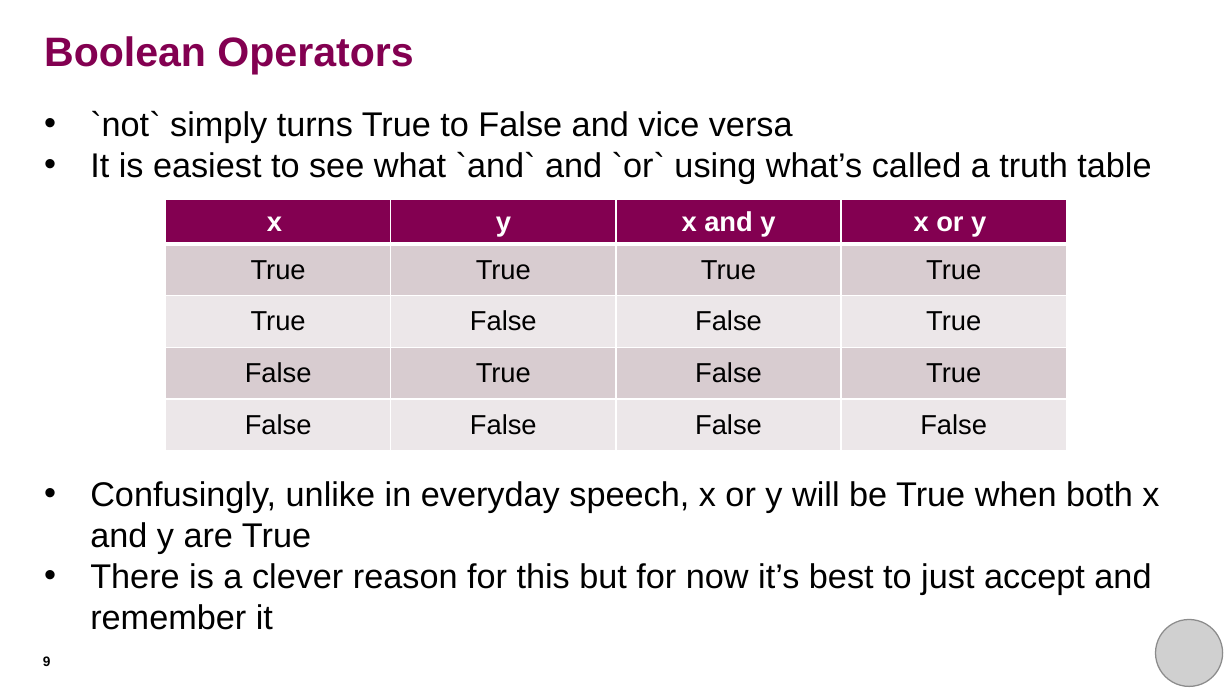
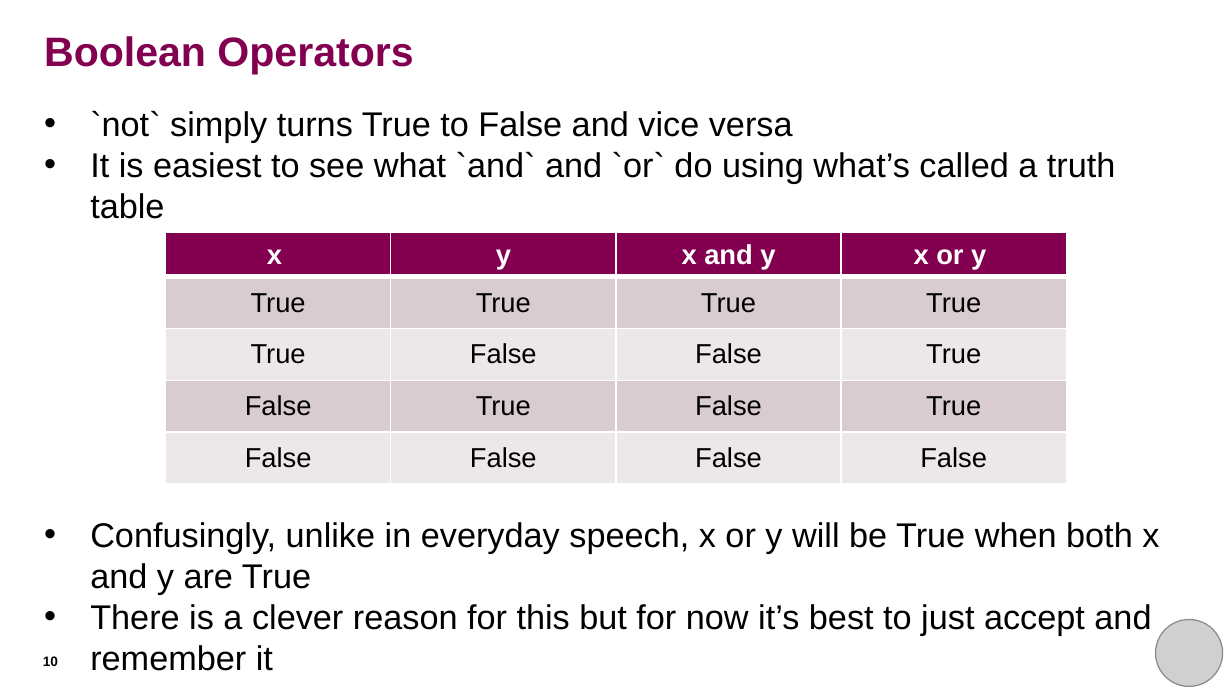
Before and after one commit to rkhetani/beginners-python, a slide deck: slide 10 of session_three/session_three_presentation.pptx (slide 9 before the commit). Drawn at 1232x693 pixels with LibreOffice and Linux fonts; fonts in the diff are those of the drawing; grey boxes stand for pictures. Boxes give left, top, right and bottom in pixels: in the first picture for what was removed or moved away, otherwise in the second. Text is boxed around its words. In the diff, an @@ line names an element or a change of style, - is before the commit and + after.

```diff
--- a/session_three/session_three_presentation.pptx
+++ b/session_three/session_three_presentation.pptx
@@ text at (90,151,1115,219): text changed @@
-• It is easiest to see what `and` and `or` using what’s called a truth table
+• It is easiest to see what `and` and `or` do using what’s called a truth table
@@ table: place and size @@
-table at (165,200,1067,452)
+table at (165,233,1067,485)
@@ page number at (43,656,58,666): text changed @@
-9
+10
```
Also in this commit, not shown: 5 other slides changed, 2 slides added, 4 other files.
